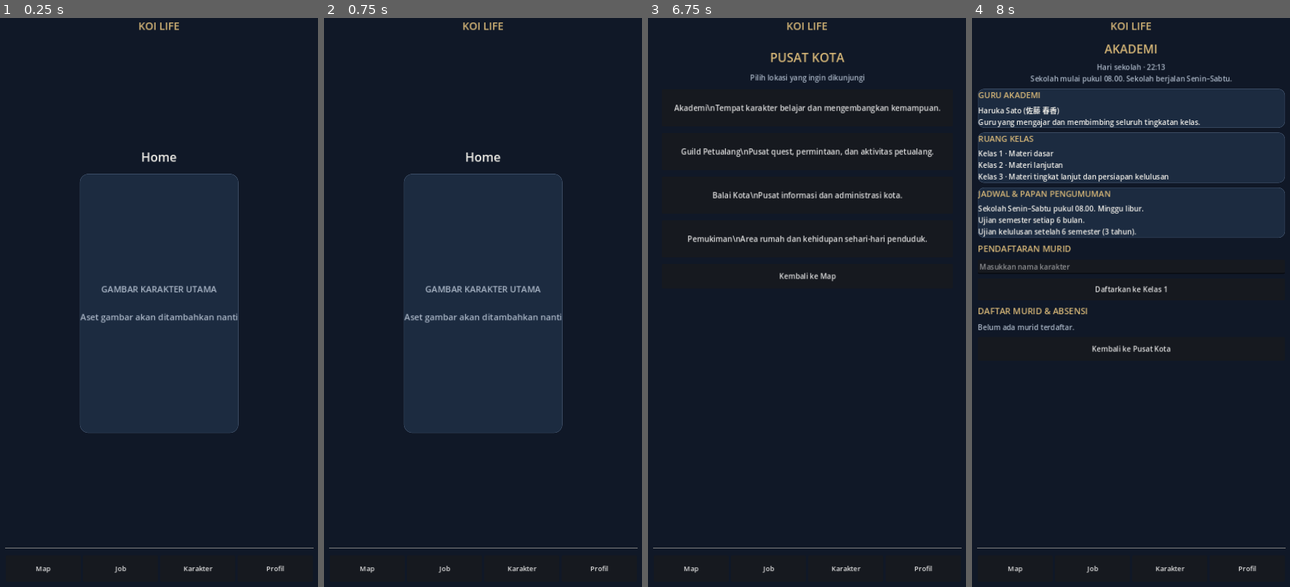
Above: before the commit, frames 1-4 (left to right).
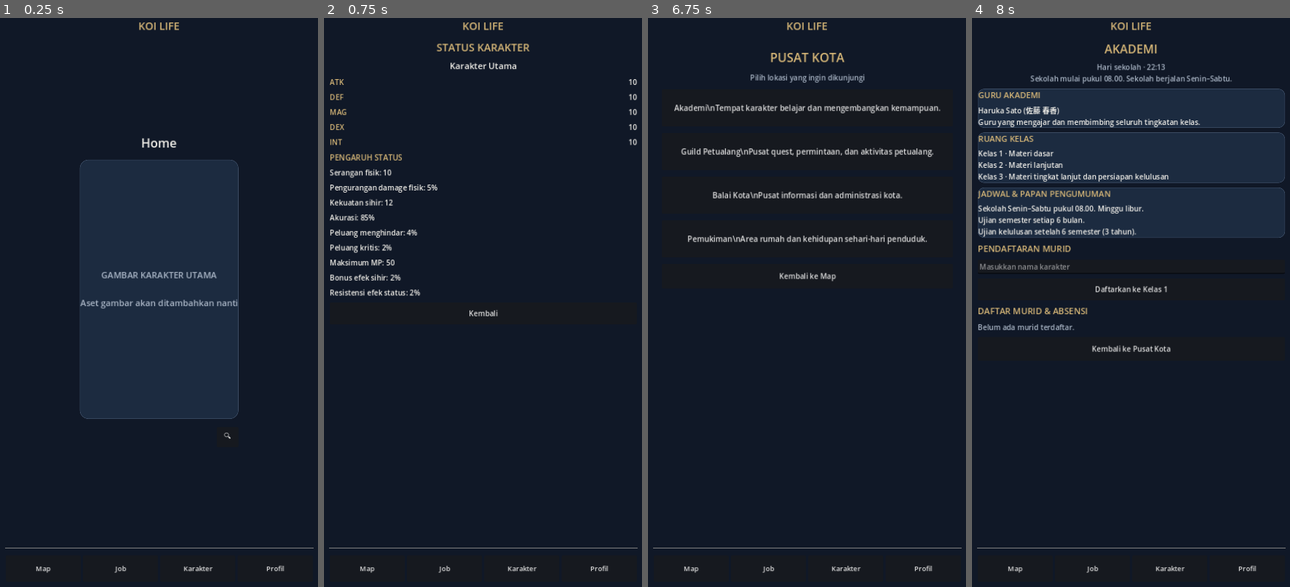
Above: after the commit, the same moments.

Repository: Koidyavol/Koikingdom
Game: Godot game, scene res://scenes/main.tscn
Same seed, same stepped clock (60 frames per second), same inputs: the game is played once before the commit and once after it.
Inputs (mouse positions are in pixels of both pictures, inside the frame that each line leads up to):
- Up to frame 1 (0.25 s): no input
- Up to frame 2 (0.75 s): click (552, 439) at 0.5 s, where only the run after the commit has a clickable "🔍"
- Up to frame 3 (6.75 s): click (807, 313) at 1.25 s, where only the run after the commit has a clickable "Kembali"; click "Karakter" at 2 s; click (851, 365) at 2.75 s, where only the run after the commit has a clickable "🔍"; click (851, 461) at 3.5 s, where only the run after the commit has a clickable "🔍"; click "Bicara" at 4.25 s; click "Profil Guru" at 5 s; click "Map" at 5.75 s; click "PUSAT KOTA" at 6.5 s
- Up to frame 4 (8 s): click "Akademi\nTempat karakter bela…" at 7.25 s

The runs differ from the first frame. In frame 1, 3.9% of the frame differs, in the area x 25-76%, y 21-75%; in frame 2, 25%, in the area x 1-99%, y 4-73%; in frame 3, less than 0.1%; in frame 4, nothing differs.

Commit message:
Add character attributes and detail panels

Diff:
--- a/scripts/main.gd
+++ b/scripts/main.gd
@@ -18,6 +18,13 @@
 var map_drag_last := Vector2.ZERO
 var academy_data: Dictionary = {"students": {}, "last_school_check": ""}
 var academy_status_label: Label
+
+# Base attributes for the player character and all registered NPCs.
+var character_stats: Dictionary = {
+	"player": {"name": "Karakter Utama", "ATK": 10, "DEF": 10, "MAG": 10, "DEX": 10, "INT": 10},
+	"aiko": {"name": "Aiko Nakamura", "ATK": 8, "DEF": 8, "MAG": 12, "DEX": 11, "INT": 13},
+	"haruka": {"name": "Haruka Sato", "ATK": 6, "DEF": 9, "MAG": 15, "DEX": 10, "INT": 18}
+}
 
 const NPC_DATA := {
 	"name": "Aiko Nakamura",
@@ -146,6 +153,16 @@
 	hint.add_theme_font_size_override("font_size", 19)
 	placeholder.add_child(hint)
 
+	var status_row := HBoxContainer.new()
+	status_row.alignment = BoxContainer.ALIGNMENT_END
+	parent.add_child(status_row)
+	var status_button := Button.new()
+	status_button.text = "🔍"
+	status_button.tooltip_text = "Lihat status karakter utama"
+	status_button.custom_minimum_size = Vector2(48, 44)
+	status_button.pressed.connect(_open_character_status.bind("player", "Home"))
+	status_row.add_child(status_button)
+
 func _build_npc_page(parent: VBoxContainer) -> void:
 	var title := Label.new()
 	title.text = "Karakter"
@@ -210,11 +227,21 @@
 	info.autowrap_mode = TextServer.AUTOWRAP_WORD_SMART
 	details.add_child(info)
 
+	var action_row := HBoxContainer.new()
+	action_row.add_theme_constant_override("separation", 6)
+	details.add_child(action_row)
 	var talk_button := Button.new()
 	talk_button.text = "Bicara"
+	talk_button.size_flags_horizontal = Control.SIZE_EXPAND_FILL
 	talk_button.custom_minimum_size = Vector2(0, 38)
 	talk_button.pressed.connect(_open_aiko_chat)
-	details.add_child(talk_button)
+	action_row.add_child(talk_button)
+	var status_button := Button.new()
+	status_button.text = "🔍"
+	status_button.tooltip_text = "Lihat status Aiko"
+	status_button.custom_minimum_size = Vector2(44, 38)
+	status_button.pressed.connect(_open_character_status.bind("aiko", "Karakter"))
+	action_row.add_child(status_button)
 
 	_add_teacher_npc_card(list)
 
@@ -273,11 +300,120 @@
 	info.autowrap_mode = TextServer.AUTOWRAP_WORD_SMART
 	details.add_child(info)
 
+	var action_row := HBoxContainer.new()
+	action_row.add_theme_constant_override("separation", 6)
+	details.add_child(action_row)
 	var talk := Button.new()
 	talk.text = "Profil Guru"
+	talk.size_flags_horizontal = Control.SIZE_EXPAND_FILL
 	talk.custom_minimum_size = Vector2(0, 42)
 	talk.pressed.connect(_open_teacher_profile)
-	details.add_child(talk)
+	action_row.add_child(talk)
+	var status_button := Button.new()
+	status_button.text = "🔍"
+	status_button.tooltip_text = "Lihat status Haruka"
+	status_button.custom_minimum_size = Vector2(44, 42)
+	status_button.pressed.connect(_open_character_status.bind("haruka", "Karakter"))
+	action_row.add_child(status_button)
+
+
+func _open_character_status(character_id: String, return_page: String) -> void:
+	var stats: Dictionary = character_stats.get(character_id, {})
+	if stats.is_empty():
+		push_warning("Status karakter tidak ditemukan: " + character_id)
+		return
+	for child in page_host.get_children():
+		page_host.remove_child(child)
+		child.queue_free()
+
+	var scroll := ScrollContainer.new()
+	scroll.set_anchors_and_offsets_preset(Control.PRESET_FULL_RECT)
+	scroll.horizontal_scroll_mode = ScrollContainer.SCROLL_MODE_DISABLED
+	page_host.add_child(scroll)
+	var layout := VBoxContainer.new()
+	layout.size_flags_horizontal = Control.SIZE_EXPAND_FILL
+	layout.add_theme_constant_override("separation", 10)
+	scroll.add_child(layout)
+
+	var title := Label.new()
+	title.text = "STATUS KARAKTER"
+	title.horizontal_alignment = HORIZONTAL_ALIGNMENT_CENTER
+	title.add_theme_color_override("font_color", ACCENT)
+	title.add_theme_font_size_override("font_size", 23)
+	layout.add_child(title)
+	var name_label := Label.new()
+	name_label.text = str(stats.get("name", "Karakter"))
+	name_label.horizontal_alignment = HORIZONTAL_ALIGNMENT_CENTER
+	name_label.add_theme_color_override("font_color", TEXT_MAIN)
+	name_label.add_theme_font_size_override("font_size", 19)
+	layout.add_child(name_label)
+
+	for stat_name in ["ATK", "DEF", "MAG", "DEX", "INT"]:
+		var stat_row := HBoxContainer.new()
+		stat_row.add_theme_constant_override("separation", 8)
+		layout.add_child(stat_row)
+		var stat_label := Label.new()
+		stat_label.text = stat_name
+		stat_label.size_flags_horizontal = Control.SIZE_EXPAND_FILL
+		stat_label.add_theme_color_override("font_color", ACCENT)
+		stat_row.add_child(stat_label)
+		var value_label := Label.new()
+		value_label.text = str(int(stats.get(stat_name, 0)))
+		value_label.add_theme_color_override("font_color", TEXT_MAIN)
+		stat_row.add_child(value_label)
+
+	var effects: Dictionary = _calculate_character_effects(stats)
+	var effect_title := Label.new()
+	effect_title.text = "PENGARUH STATUS"
+	effect_title.add_theme_color_override("font_color", ACCENT)
+	effect_title.add_theme_font_size_override("font_size", 17)
+	layout.add_child(effect_title)
+	for effect_text in [
+		"Serangan fisik: %s" % effects["physical_attack"],
+		"Pengurangan damage fisik: %s%%" % effects["physical_reduction"],
+		"Kekuatan sihir: %s" % effects["magic_power"],
+		"Akurasi: %s%%" % effects["accuracy"],
+		"Peluang menghindar: %s%%" % effects["evasion"],
+		"Peluang kritis: %s%%" % effects["critical"],
+		"Maksimum MP: %s" % effects["max_mp"],
+		"Bonus efek sihir: %s%%" % effects["magic_bonus"],
+		"Resistensi efek status: %s%%" % effects["status_resistance"]
+	]:
+		var effect_label := Label.new()
+		effect_label.text = effect_text
+		effect_label.autowrap_mode = TextServer.AUTOWRAP_WORD_SMART
+		effect_label.add_theme_color_override("font_color", TEXT_MAIN)
+		layout.add_child(effect_label)
+
+	var back := Button.new()
+	back.text = "Kembali"
+	back.custom_minimum_size = Vector2(0, 48)
+	back.pressed.connect(_show_page.bind(return_page))
+	layout.add_child(back)
+
+
+func _make_character_stats(character_name: String, atk: int = 10, defense: int = 10, mag: int = 10, dex: int = 10, intelligence: int = 10) -> Dictionary:
+	return {"name": character_name, "ATK": maxi(0, atk), "DEF": maxi(0, defense), "MAG": maxi(0, mag), "DEX": maxi(0, dex), "INT": maxi(0, intelligence)}
+
+
+# Shared calculations for future combat and skill systems.
+func _calculate_character_effects(stats: Dictionary) -> Dictionary:
+	var atk := maxi(0, int(stats.get("ATK", 0)))
+	var defense := maxi(0, int(stats.get("DEF", 0)))
+	var mag := maxi(0, int(stats.get("MAG", 0)))
+	var dex := maxi(0, int(stats.get("DEX", 0)))
+	var intelligence := maxi(0, int(stats.get("INT", 0)))
+	return {
+		"physical_attack": atk,
+		"physical_reduction": mini(75, int(floor(defense * 0.5))),
+		"magic_power": mag + int(floor(intelligence * 0.25)),
+		"accuracy": mini(100, 80 + int(floor(dex * 0.5))),
+		"evasion": mini(50, int(floor(dex * 0.4))),
+		"critical": mini(50, int(floor(dex * 0.25))),
+		"max_mp": 20 + intelligence * 3,
+		"magic_bonus": mini(75, int(floor(intelligence * 0.25))),
+		"status_resistance": mini(60, int(floor(intelligence * 0.2)))
+	}
 
 
 func _open_teacher_profile() -> void:
